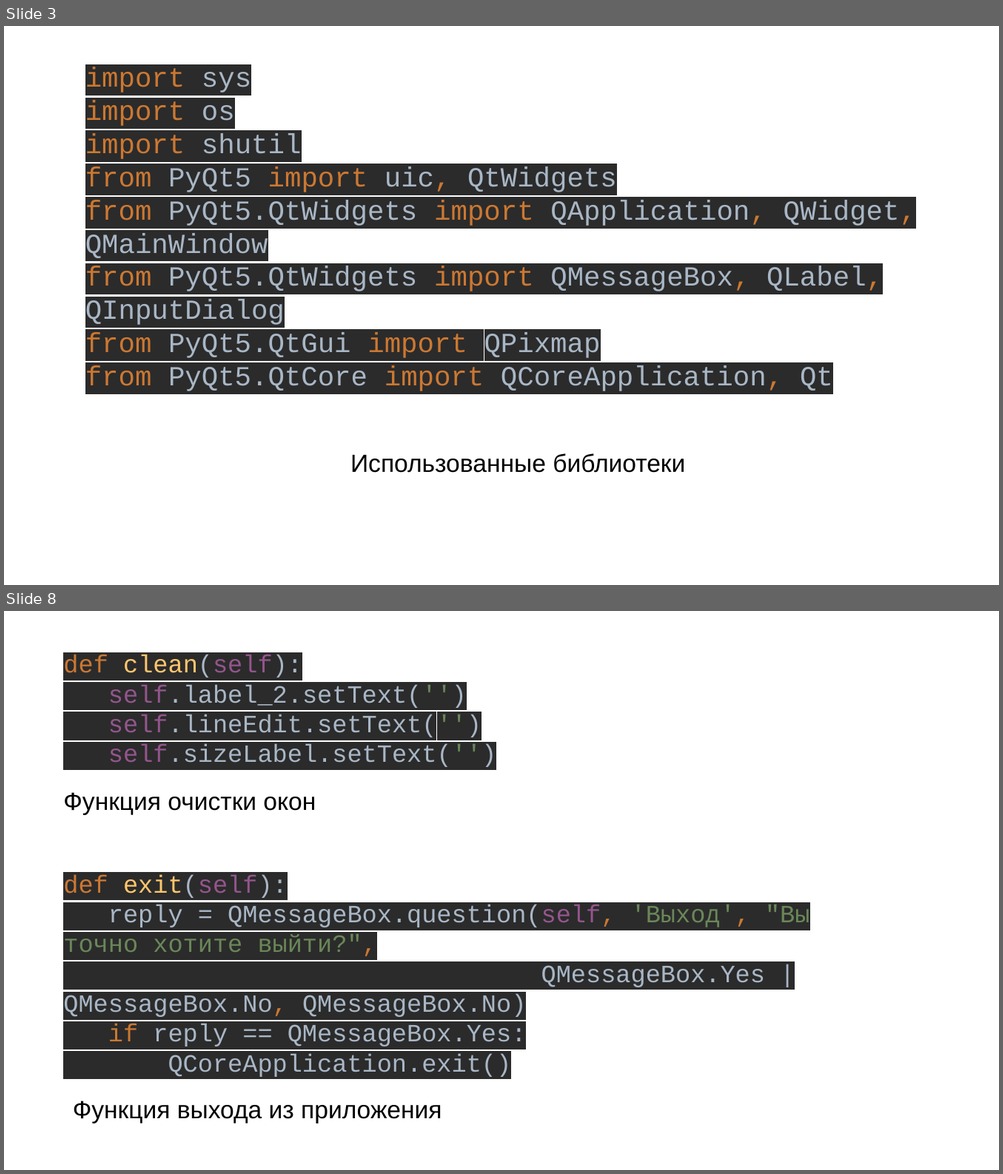
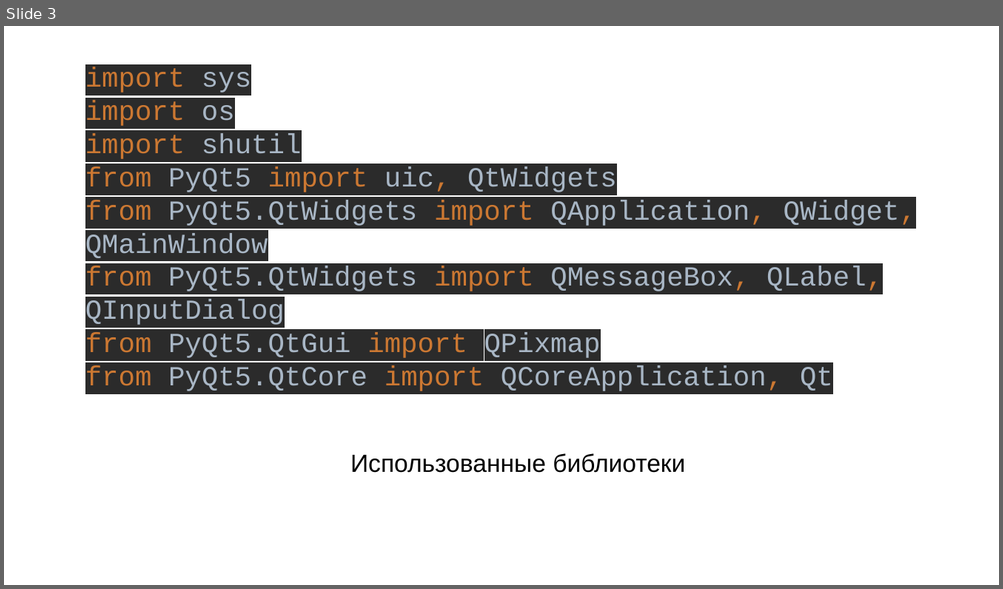
Before and after one commit to lllRusLiklll/FileManeger, a slide deck: Презентация.pptx. Shown one above the other, each under a label of ours: slides 3 and 8 before the commit, slide 3 after it; the slides between them are not shown. The pictures are 1003x1174 and 1003x589 pixels, drawn with LibreOffice and Linux fonts; fonts in the diff are those of the drawing. Boxes give left, top, right and bottom in pixels: in the first picture for what was removed or moved away, otherwise in the second. Text is boxed around its words. In the diff, an @@ line names an element or a change of style, - is before the commit and + after.

Commit message:
Итог точно

```diff
--- a/Презентация.pptx
+++ b/Презентация.pptx
@@ slide 8 removed at (x1=4, y1=611, x2=999, y2=1170), background #FFFFFF @@
@@ text removed at (x1=63, y1=655, x2=496, y2=767) @@
-def clean(self):
-self.label_2.setText('')
-self.lineEdit.setText('')
-self.sizeLabel.setText('')
@@ text removed at (x1=63, y1=792, x2=316, y2=815) @@
-Функция очистки окон
@@ text removed at (x1=63, y1=874, x2=809, y2=1079) @@
-def exit(self):
-reply = QMessageBox.question(self, 'Выход', "Вы точно хотите выйти?",
-QMessageBox.Yes | QMessageBox.No, QMessageBox.No)
-if reply == QMessageBox.Yes:
-QCoreApplication.exit()
@@ text removed at (x1=73, y1=1101, x2=441, y2=1123) @@
-Функция выхода из приложения
```
Also in this commit, not shown: 5 slides added, 4 other slides removed, 3 other files.
